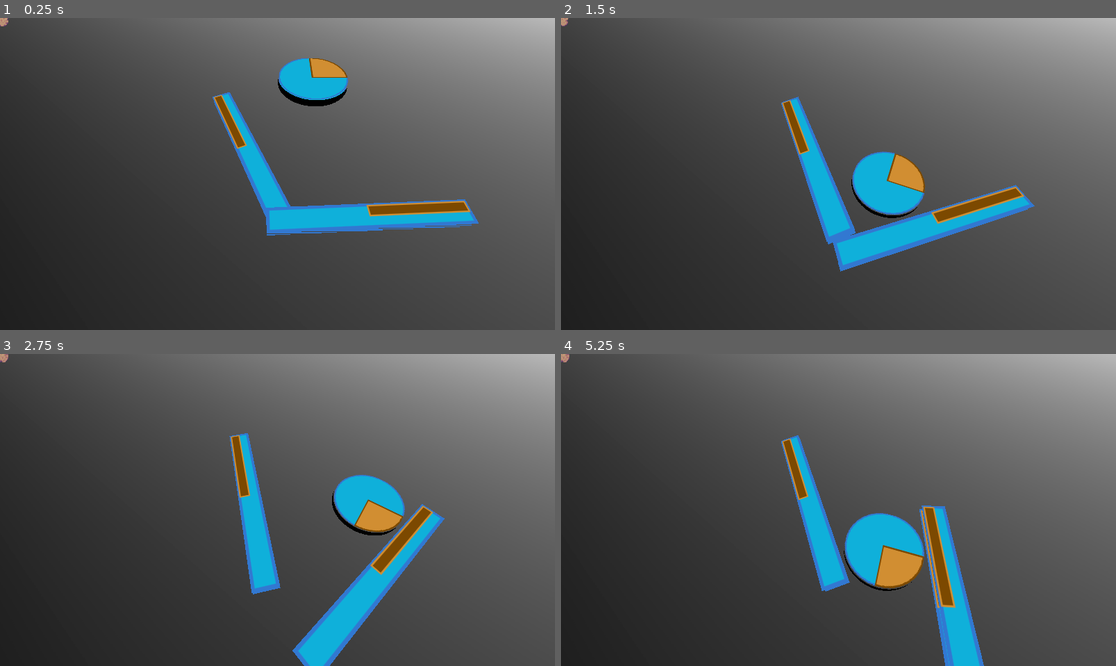
Above: before the commit, frames 1-4 (two rows, left to right).
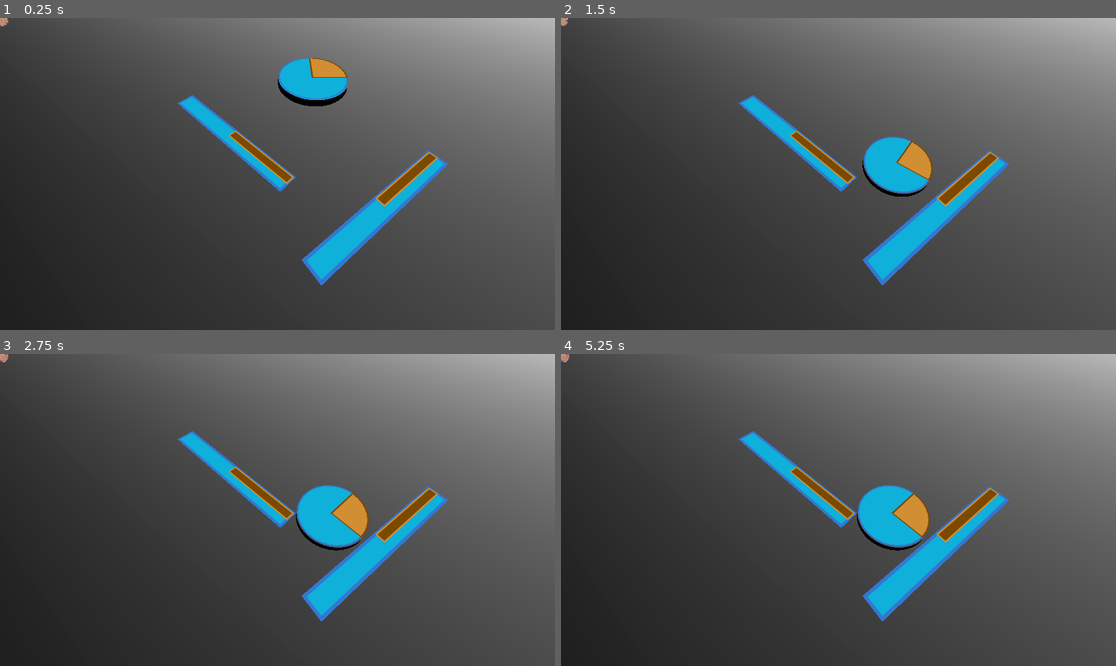
Above: after the commit, the same moments.

Repository: xaviervxz/PhysicsTestScenes
Game: Godot game, scene res://3dWithSprites/Wall/wall_stage.tscn
Two runs of this game, one before a commit and one after it. Both use one fixed random seed, a clock stepped at 60 frames per second and the inputs below. Before the commit the project starts from res://3dWithSprites/axle_stage.tscn.
Inputs:
- Up to frame 1 (0.25 s): no input
- Up to frame 2 (1.5 s): no input
- Up to frame 3 (2.75 s): no input
- Up to frame 4 (5.25 s): no input

The runs differ from the first frame. In frame 1, 7.3% of the frame differs, in the area x 32-87%, y 23-86%; in frame 2, 9.5%; in frame 3, 12%, in the area x 32-81%, y 24-100%; in frame 4, 11%.

Commit message:
Walls Do Work in 3D

Diff:
--- /dev/null
+++ b/3dWithSprites/Wall/wall.tscn
@@ -0,0 +1,21 @@
+[gd_scene load_steps=3 format=3 uid="uid://c27qkmcewc5v4"]
+
+[ext_resource type="Texture2D" uid="uid://cpgfw0x0i2hr4" path="res://3dWithSprites/PhysicsObjects/plank.png" id="1_vflfd"]
+
+[sub_resource type="BoxShape3D" id="BoxShape3D_0aet5"]
+size = Vector3(2.5, 0.1, 0.4)
+
+[node name="Wall" type="StaticBody3D"]
+transform = Transform3D(1, 0, 0, 0, 1, 0, 0, 0, 1, 0, 0.05, 0)
+collision_layer = 9
+
+[node name="Sprite" type="Sprite3D" parent="."]
+transform = Transform3D(1, 0, 0, 0, -4.37114e-08, 1, 0, -1, -4.37114e-08, 0, 0.05, 0)
+texture = ExtResource("1_vflfd")
+
+[node name="Sprite2" type="Sprite3D" parent="."]
+transform = Transform3D(1, 0, 0, 0, -4.37114e-08, 1, 0, -1, -4.37114e-08, 0, -0.05, 0)
+texture = ExtResource("1_vflfd")
+
+[node name="CollisionShape" type="CollisionShape3D" parent="."]
+shape = SubResource("BoxShape3D_0aet5")
--- /dev/null
+++ b/3dWithSprites/Wall/wall_stage.tscn
@@ -0,0 +1,34 @@
+[gd_scene load_steps=7 format=3 uid="uid://dl4yxewtpt8e6"]
+
+[ext_resource type="PackedScene" uid="uid://cqyb5aw3q266n" path="res://3dWithSprites/PhysicsObjects/ground.tscn" id="1_pyyal"]
+[ext_resource type="PackedScene" uid="uid://uw30dl2uywf3" path="res://3dWithSprites/PhysicsObjects/wheel.tscn" id="3_2v1ub"]
+[ext_resource type="PackedScene" uid="uid://c27qkmcewc5v4" path="res://3dWithSprites/Wall/wall.tscn" id="4_48foq"]
+[ext_resource type="PackedScene" uid="uid://dxlu3cgj1caka" path="res://3dWithSprites/forces/force.tscn" id="4_n5jn6"]
+
+[sub_resource type="PhysicsMaterial" id="PhysicsMaterial_osjhi"]
+bounce = 0.34
+
+[sub_resource type="MeshLibrary" id="MeshLibrary_ab1jb"]
+
+[node name="Stage" type="Node3D"]
+
+[node name="Camera3D" type="Camera3D" parent="."]
+transform = Transform3D(1, 0, 0, 0, 0.524803, 0.851224, 0, -0.851224, 0.524803, 0.00941682, 2.49792, 0.877945)
+
+[node name="Ground" parent="." instance=ExtResource("1_pyyal")]
+
+[node name="Wheel" parent="." instance=ExtResource("3_2v1ub")]
+transform = Transform3D(1, 0, 0, 0, -4.37114e-08, 1, 0, -1, -4.37114e-08, 0.515938, 1, -1.84812)
+physics_material_override = SubResource("PhysicsMaterial_osjhi")
+
+[node name="GridMap" type="GridMap" parent="."]
+mesh_library = SubResource("MeshLibrary_ab1jb")
+
+[node name="Force" parent="." instance=ExtResource("4_n5jn6")]
+strength = 100.0
+
+[node name="Plank" parent="." instance=ExtResource("4_48foq")]
+transform = Transform3D(0.793661, 0, 0.60836, 0, 1, 0, -0.60836, 0, 0.793661, 1.3916, -6.10352e-05, -0.150146)
+
+[node name="Wall" parent="." instance=ExtResource("4_48foq")]
+transform = Transform3D(0.718794, 0, -0.695223, 0, 1, 0, 0.695223, 0, 0.718794, -0.762375, -6.10352e-05, -1.35327)
--- a/project.godot
+++ b/project.godot
@@ -11,7 +11,7 @@
 [application]
 
 config/name="Physics Tests"
-run/main_scene="res://3dWithSprites/axle_stage.tscn"
+run/main_scene="res://3dWithSprites/Wall/wall_stage.tscn"
 config/features=PackedStringArray("4.1", "Forward Plus")
 config/icon="res://2d/PhysicsObjects/wheel.png"
 
